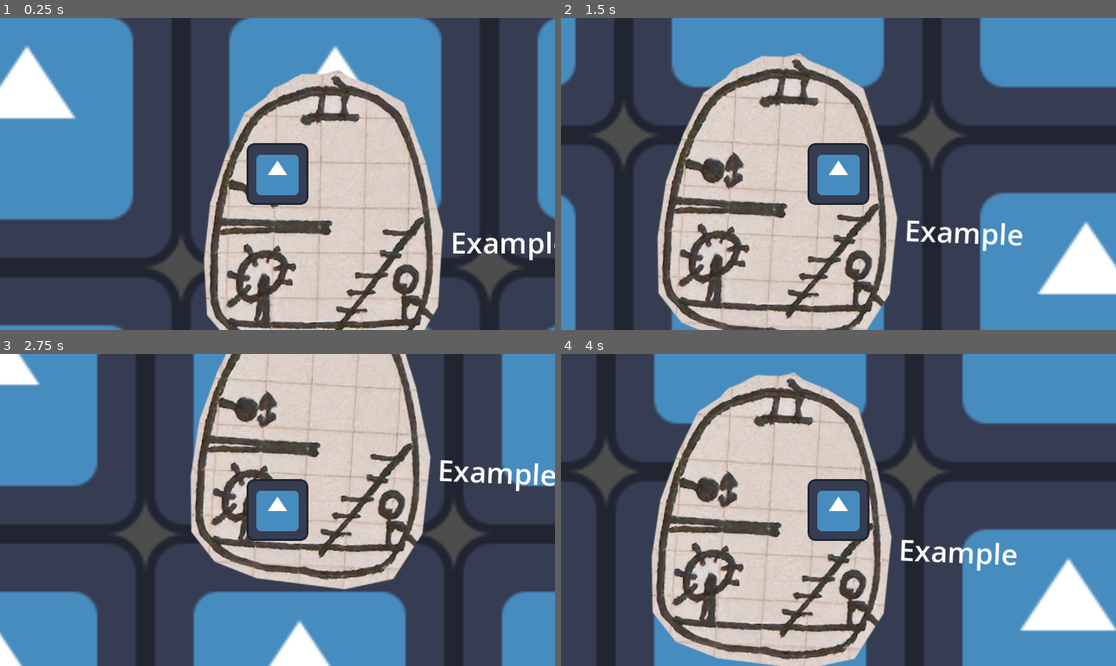
Above: before the commit, frames 1-4 (two rows, left to right).
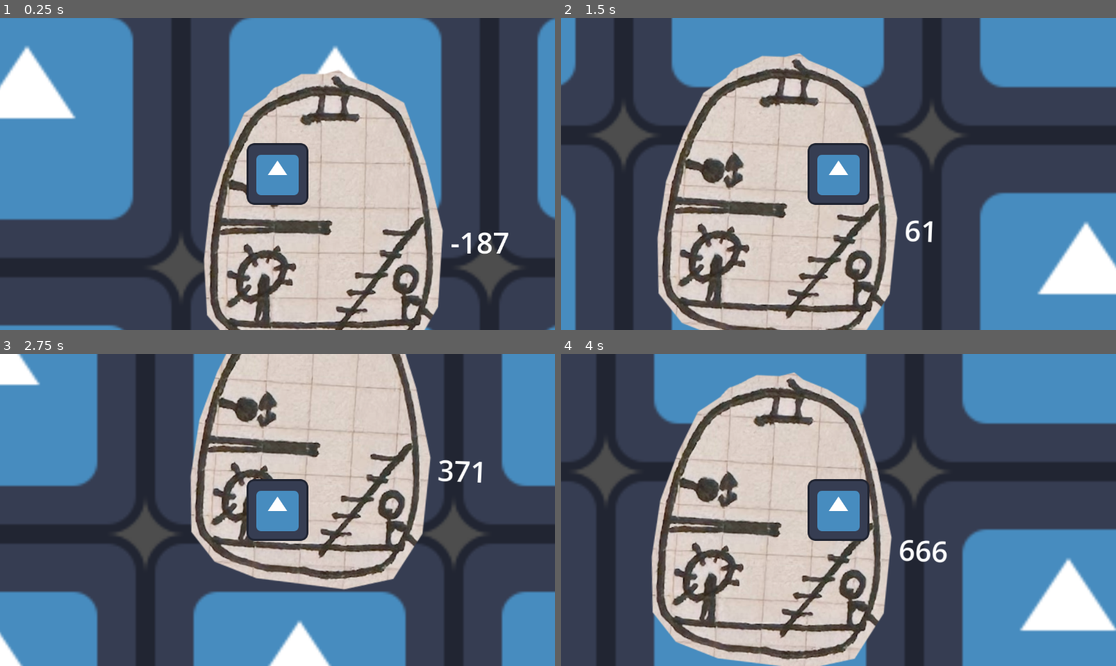
Above: after the commit, the same moments.

Repository: calzila/GGJ_2025
Game: Godot game, scene res://Overworld.tscn
Same seed, same stepped clock (60 frames per second), same inputs: the game is played once before the commit and once after it. The engine's default icon, where the game draws it, is replaced by a stand-in: a white triangle on a blue panel in a dark square.
Inputs:
- Up to frame 1 (0.25 s): no input
- Up to frame 2 (1.5 s): tap Enter (ui_accept) at 0.5, 0.77 s; hold Right (ui_right) from 0.53 s (still down)
- Up to frame 3 (2.75 s): tap Enter (ui_accept) at 1.52 s; release Right (ui_right) at 2.03 s; hold Left (ui_left) from 2.03 s (still down)
- Up to frame 4 (4 s): release Left (ui_left) at 2.78 s; hold Right (ui_right) from 2.78 s (still down); tap Enter (ui_accept) at 3.02, 3.77 s

The runs differ from the first frame. In frame 1, 0.7% of the frame differs, in the area x 81-100%, y 68-78%; in frame 2, 0.6%; in frame 3, 0.7%; in frame 4, 0.7%, in the area x 60-83%, y 59-70%.
Error before the commit: Parse Error: Value of type "float" cannot be assigned to a variable of type "String". (res://DepthText.gd:13)

Commit message:
Basic depth setup

Diff:
--- a/DepthText.gd
+++ b/DepthText.gd
@@ -1,5 +1,6 @@
 extends RichTextLabel
 
+var depthValue
 
 # Called when the node enters the scene tree for the first time.
 func _ready() -> void:
@@ -9,8 +10,11 @@
 # Called every frame. 'delta' is the elapsed time since the previous frame.
 func _process(delta: float) -> void:
 
+	#depthValue = str(global_position.y)
 
-	text = global_position.x
+	depthValue = global_position.y
+	depthValue = str(int(depthValue))
+	text = depthValue
 
 
 	pass
